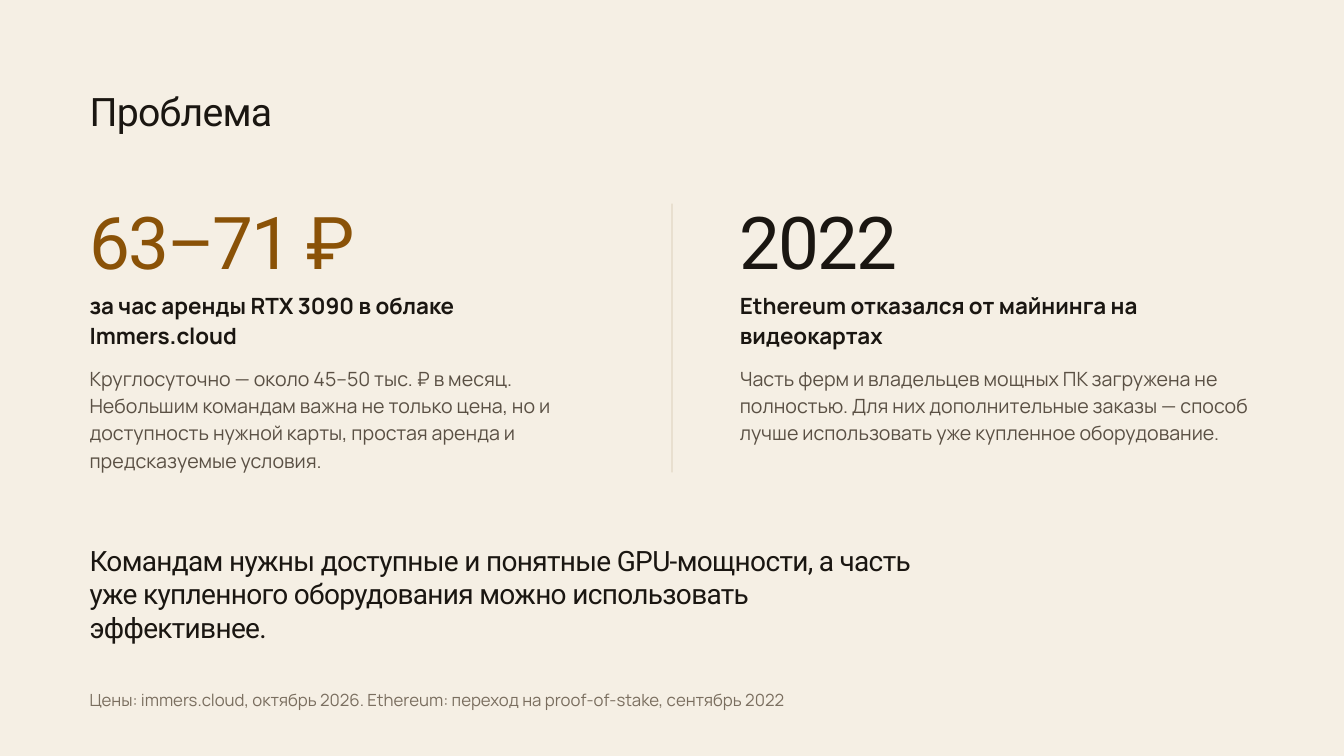
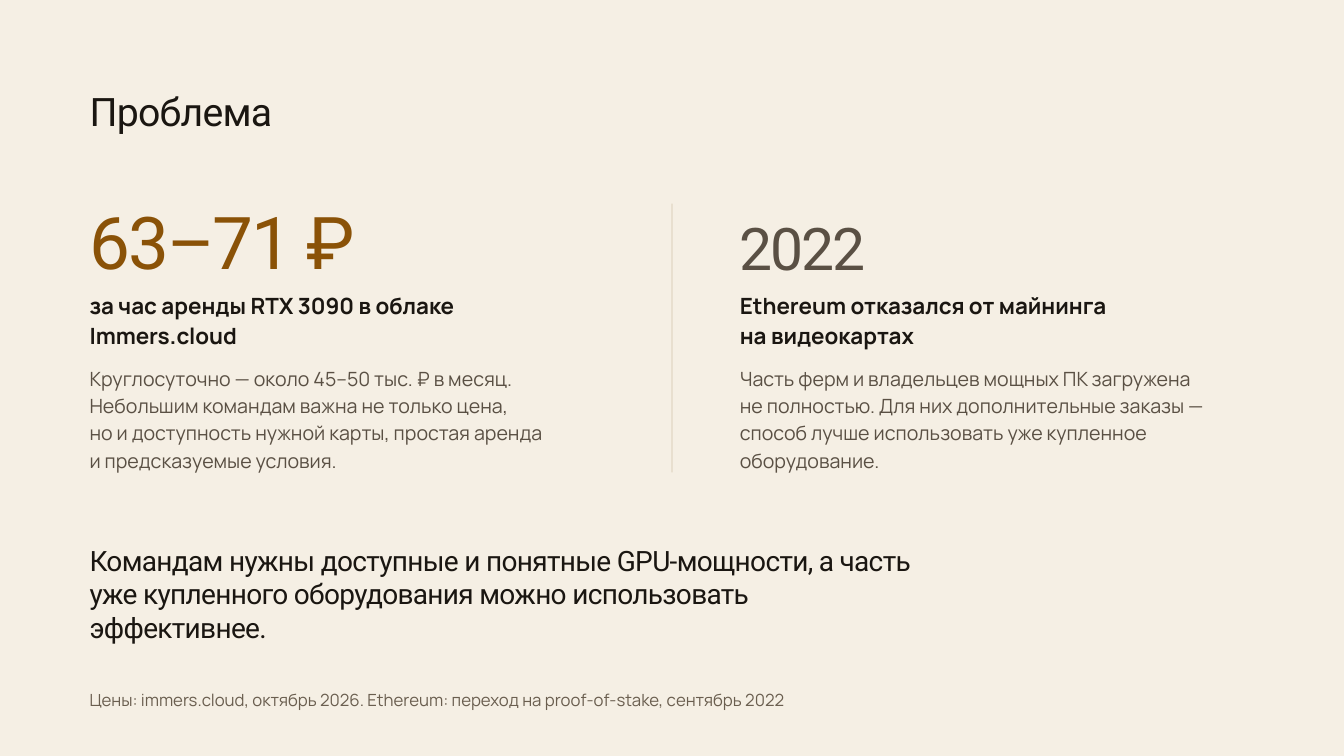
Before and after one commit to fonor11/Main, a slide deck: slide 2 of Улей — презентация для преакселератора ВШМ.pptx. Drawn at 1344x756 pixels with LibreOffice and Linux fonts; fonts in the diff are those of the drawing. Boxes give left, top, right and bottom in pixels: in the first picture for what was removed or moved away, otherwise in the second. Text is boxed around its words. In the diff, an @@ line names an element or a change of style, - is before the commit and + after.

```diff
--- a/Улей — презентация для преакселератора ВШМ.pptx
+++ b/Улей — презентация для преакселератора ВШМ.pptx
@@ text "2022": place and size @@
-text "2022" at <box>740,216,897,270</box>
+text "2022" at <box>740,227,866,271</box>
@@ text "2022" at <box>740,227,866,271</box>: size 52 to 42 pt, text colour #1A1611 to #5A5044 @@
@@ text "Ethereum отказался от майнинга на ..." rewrapped from <box>740,297,1138,350</box> to <box>740,297,1106,350</box> @@
@@ text "Круглосуточно — около 45–50 тыс. ..." rewrapped from <box>90,371,550,473</box> to <box>90,371,542,473</box> @@
@@ text "Часть ферм и владельцев мощных ..." rewrapped from <box>740,372,1247,445</box> to <box>740,372,1191,473</box> @@
@@ text "Цены: immers.cloud, октябрь 2026. Ethereum: ..." at <box>90,693,784,710</box>: text colour #7A6E5F to #6A5E4F @@
```
Also in this commit, not shown: 8 other slides changed, 1 other file.
